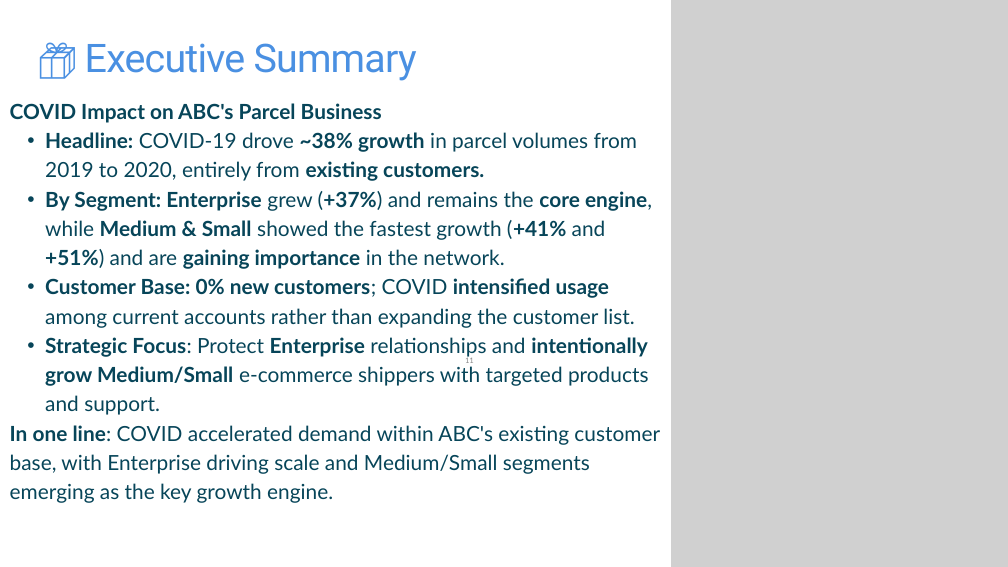
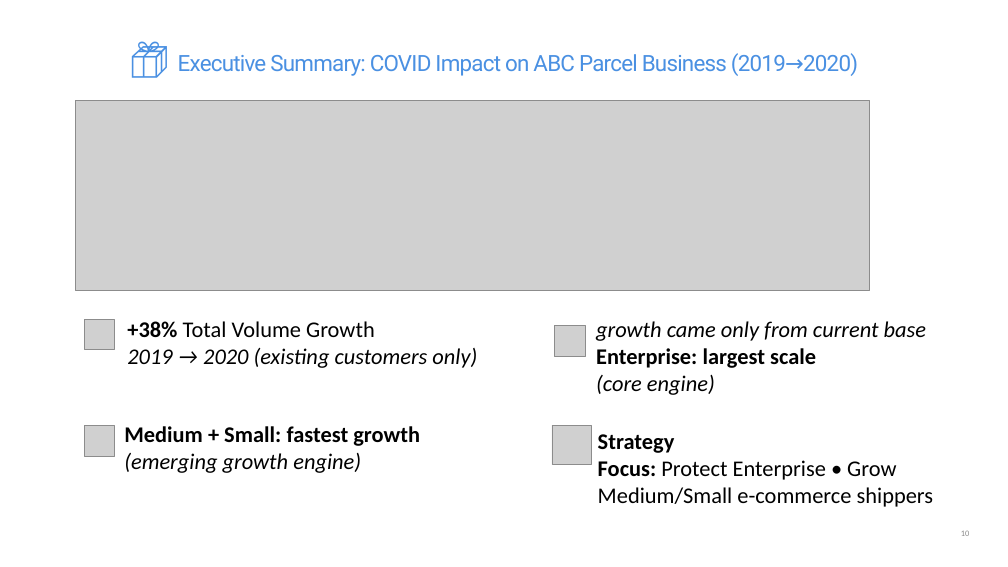
Before and after one commit to John-Adedoyin-001/Data-program-COMP-603_PROJECT-EBOSELE-AND-JOHN, a slide deck: slide 10 of John-Ebose-Project-Presentation--COVID-19-Impact-on-ABC-Company.pptx (slide 11 before the commit). Drawn at 1008x567 pixels with LibreOffice and Linux fonts; fonts in the diff are those of the drawing; grey boxes stand for pictures. Boxes give left, top, right and bottom in pixels: in the first picture for what was removed or moved away, otherwise in the second. Text is boxed around its words. In the diff, an @@ line names an element or a change of style, - is before the commit and + after.

```diff
--- a/John-Ebose-Project-Presentation--COVID-19-Impact-on-ABC-Company.pptx
+++ b/John-Ebose-Project-Presentation--COVID-19-Impact-on-ABC-Company.pptx
@@ picture removed at [671,0,1008,567] @@
@@ text at [178,53,858,76]: text changed; size 56.3 to 32 pt @@
-📦 Executive Summary
+📦 Executive Summary: COVID Impact on ABC Parcel Business (2019→2020)
@@ text removed at [10,103,660,503] @@
-COVID Impact on ABC's Parcel Business
-  • Headline: COVID-19 drove ~38% growth in parcel volumes from 2019 to 2020, entirely from existing customers.
-  • By Segment: Enterprise grew (+37%) and remains the core engine, while Medium & Small showed the fastest growth (+41% and +51%) and are gaining importance in the network.
-  • Customer Base: 0% new customers; COVID intensified usage among current accounts rather than expanding the customer list.
-  • Strategic Focus: Protect Enterprise relationships and intentionally grow Medium/Small e-commerce shippers with targeted products and support.
-In one line: COVID accelerated demand within ABC's existing customer base, with Enterprise driving scale and Medium/Small segments emerging as the key growth engine.
@@ picture added at [75,100,869,290] @@
@@ picture added at [85,319,114,350] @@
@@ text added at [127,321,477,368], 32 pt, text #000000, italic @@
++38% Total Volume Growth
+2019 → 2020 (existing customers only)
@@ picture added at [554,326,585,356] @@
@@ text added at [596,321,926,395], 32 pt, text #000000, italic @@
+growth came only from current base
+Enterprise: largest scale
+(core engine)
@@ page number removed at [465,358,473,363] @@
-11
@@ picture added at [85,425,114,456] @@
@@ text added at [124,426,420,473], 32 pt, text #000000, bold @@
+Medium + Small: fastest growth
+(emerging growth engine)
@@ picture added at [552,425,591,465] @@
@@ text added at [598,434,934,507], 32 pt, text #000000 @@
+Strategy
+Focus: Protect Enterprise • Grow Medium/Small e-commerce shippers
@@ page number added at [961,531,969,536], 12 pt, text #8C8C8C @@
+10
```
Also in this commit, not shown: 7 other slides changed, 5 slides added, 4 slides removed, 3 other files.
